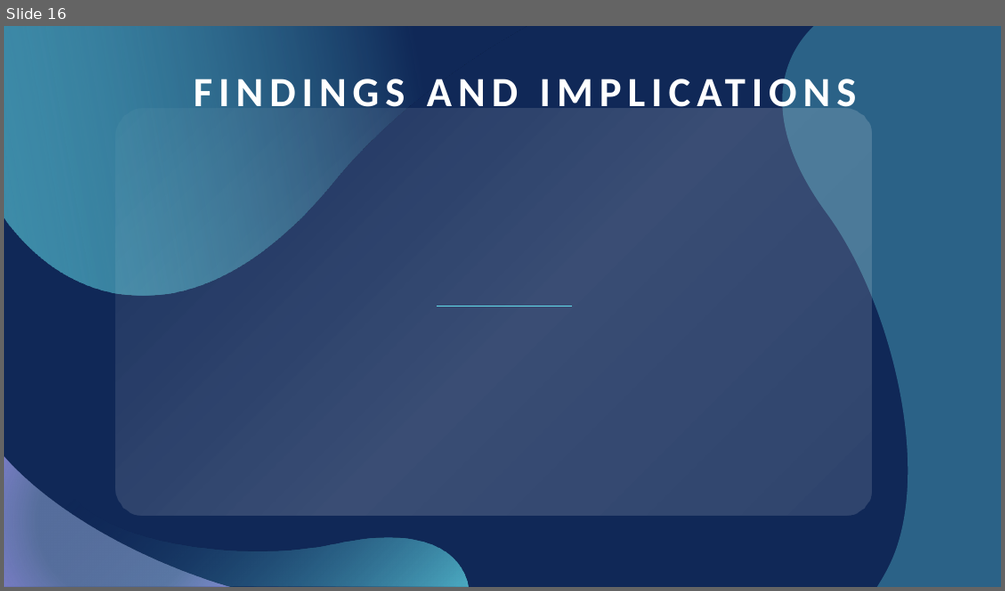
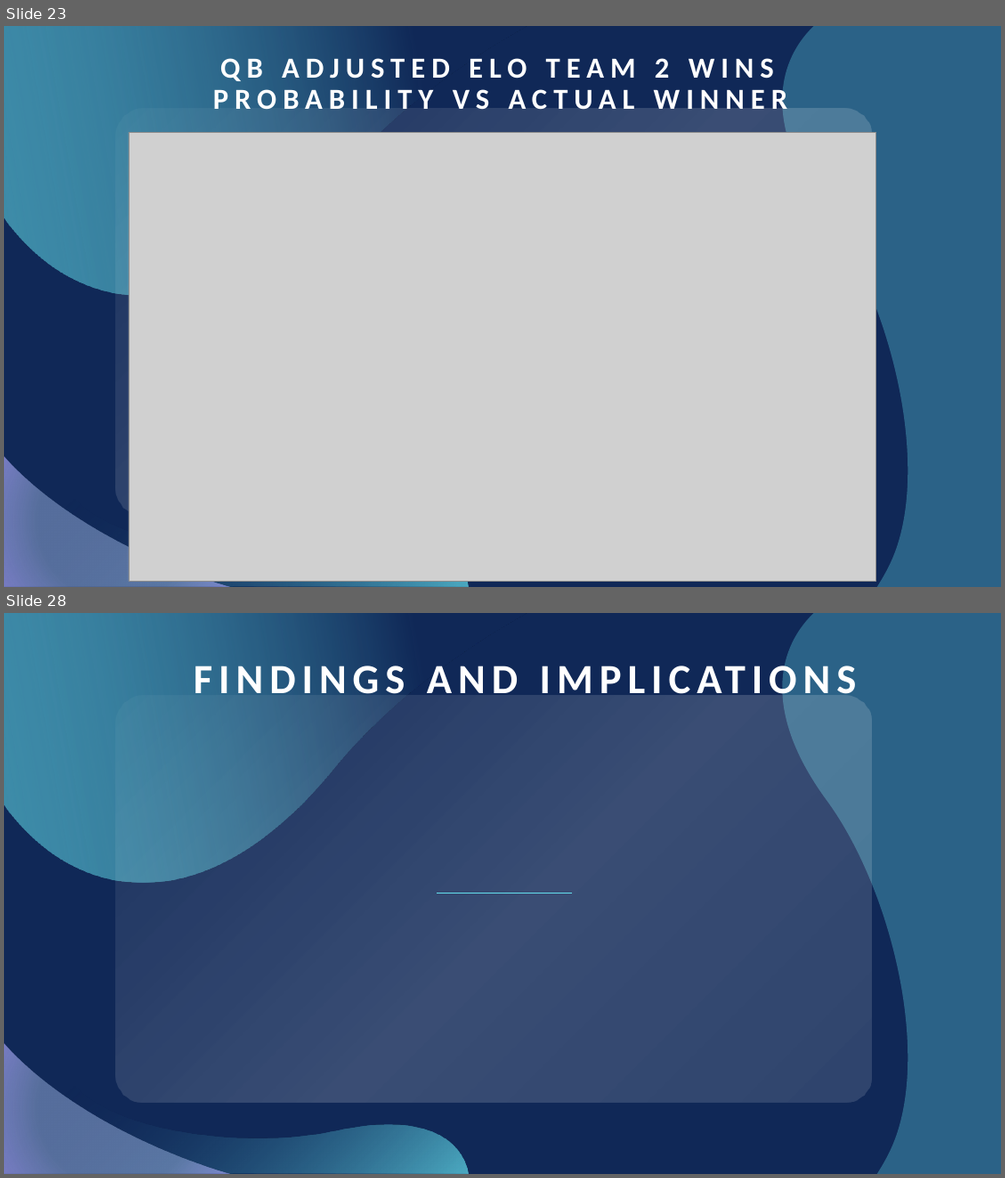
Before and after one commit to itsakcode/healthcare_project, a slide deck: Project_2_Presentation.pptx. Shown one above the other, each under a label of ours: slide 16 before the commit, slides 23 and 28 after it; the slides between them are not shown. The pictures are 1005x591 and 1005x1178 pixels, drawn with LibreOffice and Linux fonts; fonts in the diff are those of the drawing; grey boxes stand for pictures. Boxes give left, top, right and bottom in pixels: in the first picture for what was removed or moved away, otherwise in the second. Text is boxed around its words. In the diff, an @@ line names an element or a change of style, - is before the commit and + after.

```diff
--- a/Project_2_Presentation.pptx
+++ b/Project_2_Presentation.pptx
@@ slide 23 added at box(4, 26, 1001, 587), background #102857; not listed: 5 template elements that a slide beside it also shows @@
@@ title added at box(213, 58, 787, 117), 28 pt, text #FFFFFF, bold @@
+QB ADJUSTED ELO TEAM 2 WINS PROBABILITY VS ACTUAL WINNER
@@ picture added at box(129, 132, 877, 580) @@
@@ what was slide 16 is now slide 28 @@
```
Also in this commit, not shown: 7 slides changed, 16 other slides added, 5 slides removed.
